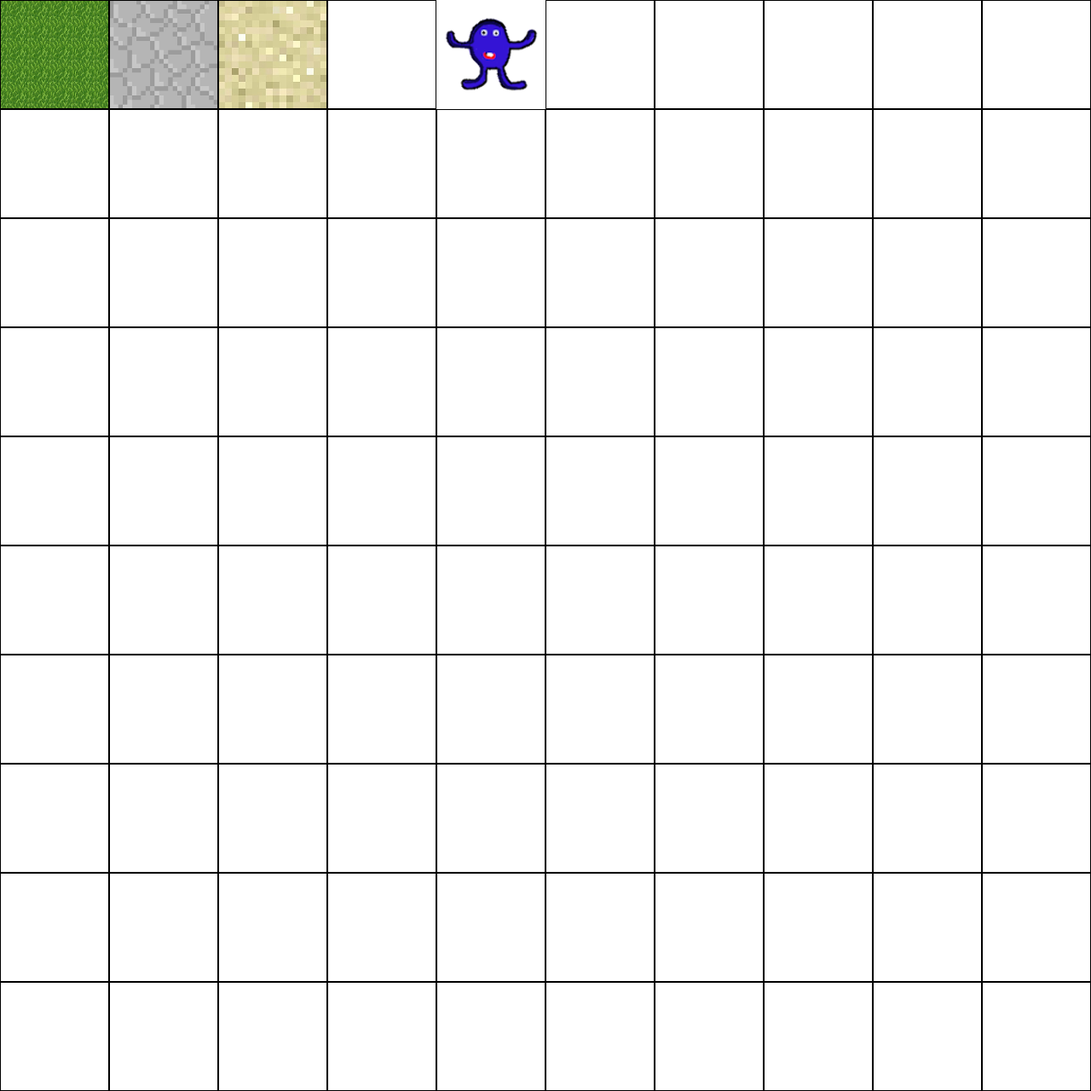
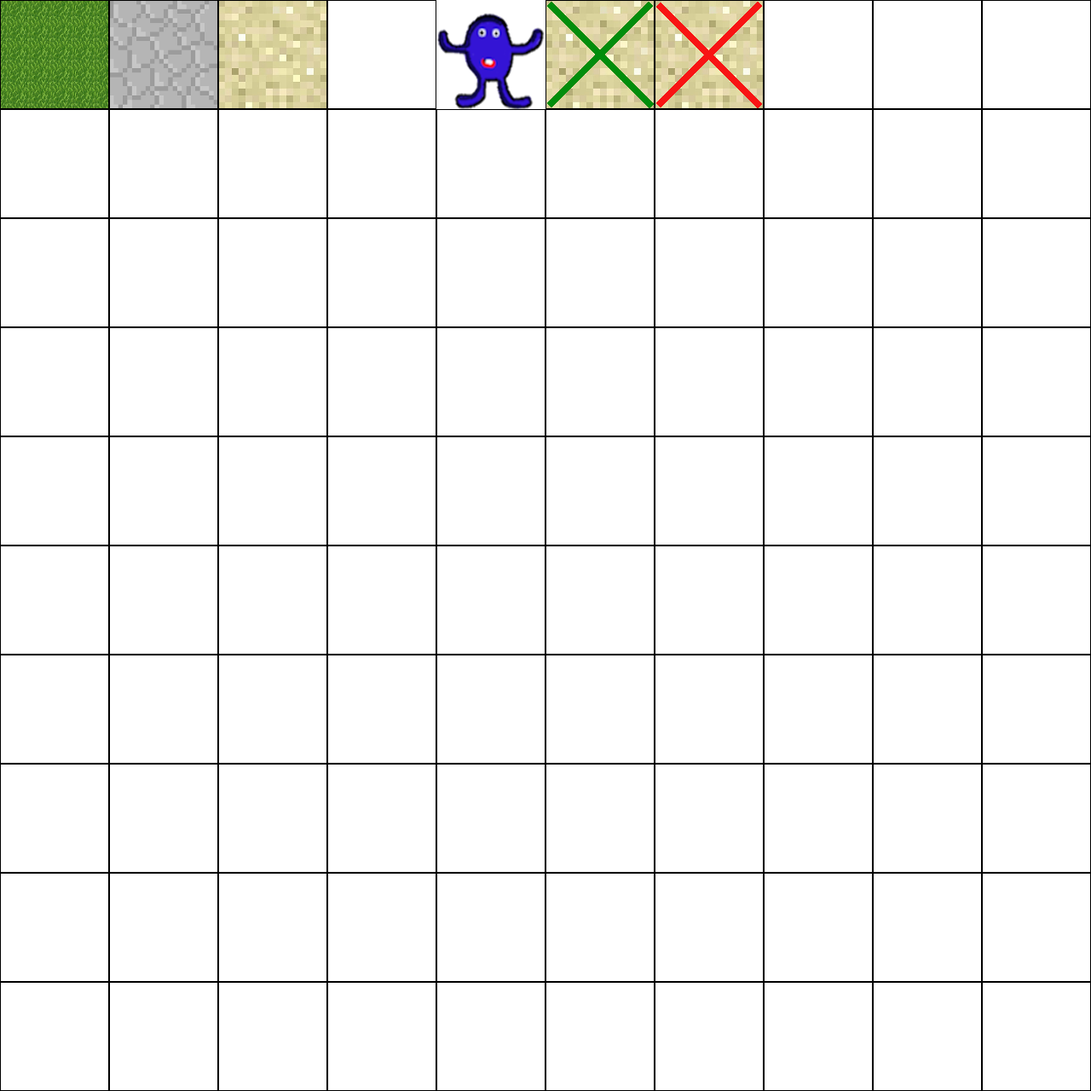
The second 1091px x 1091px image is a revision of the first. Changes to its layers:
painted on "textures" over box(436, 0, 764, 110)
